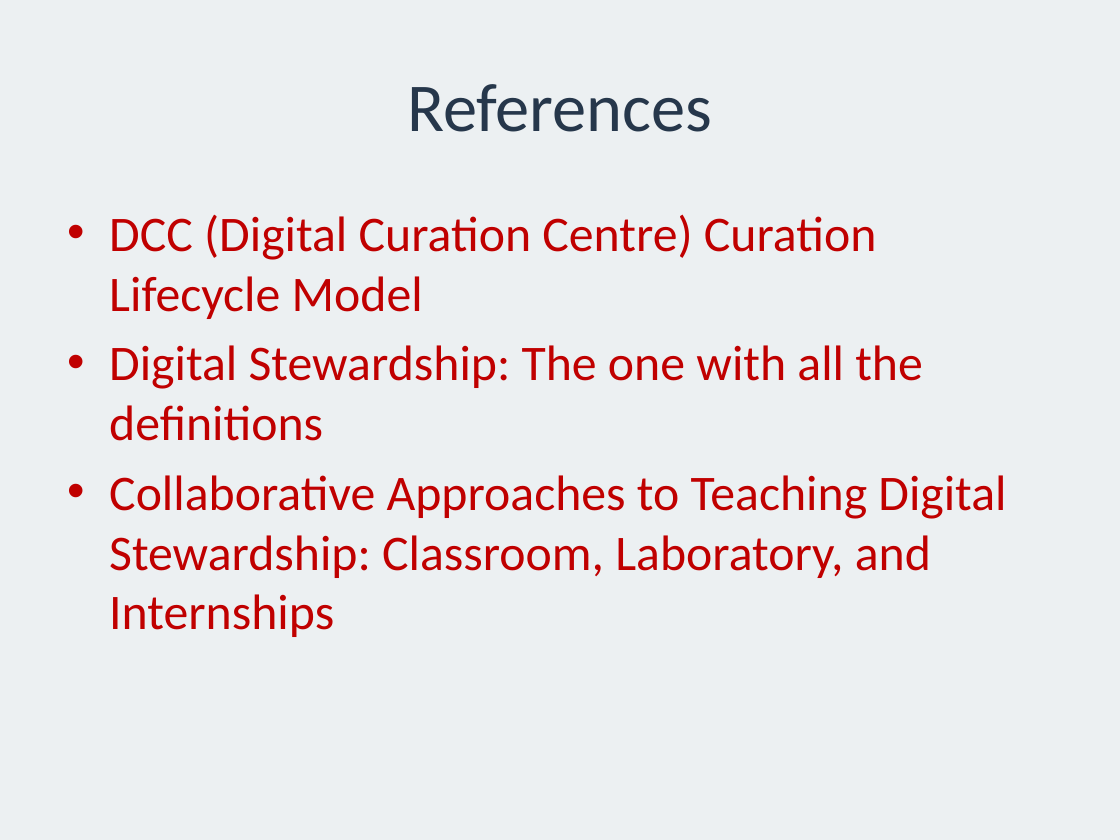
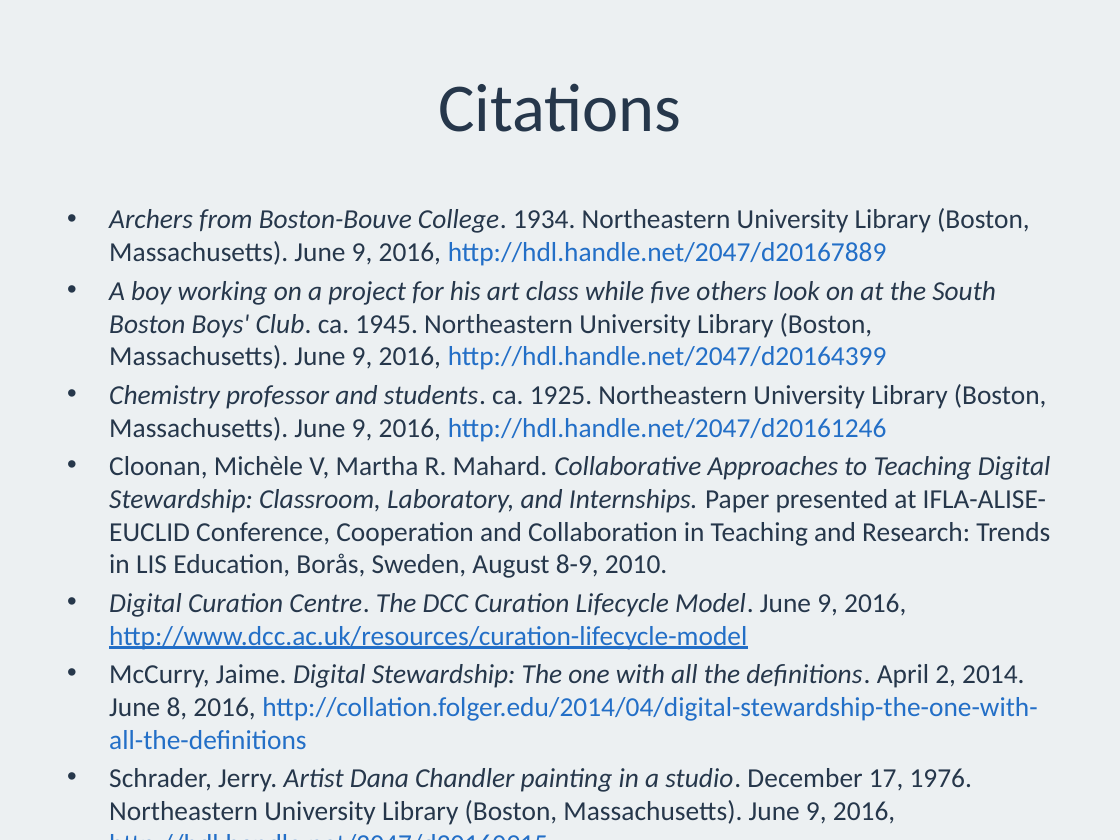
Before and after one commit to sarahjeansweeney/various_files, a slide deck: slide 8 of Presentations/Open Repositories 2016/Digital Stewardship/DigitalStewardship.pptx. Drawn at 1120x840 pixels with LibreOffice and Linux fonts; fonts in the diff are those of the drawing. Boxes give left, top, right and bottom in pixels: in the first picture for what was removed or moved away, otherwise in the second. Text is boxed around its words. In the diff, an @@ line names an element or a change of style, - is before the commit and + after.

Commit message:
adding citations

```diff
--- a/Presentations/Open Repositories 2016/Digital Stewardship/DigitalStewardship.pptx
+++ b/Presentations/Open Repositories 2016/Digital Stewardship/DigitalStewardship.pptx
@@ title at (438,83,681,132): text changed @@
-References
+Citations
@@ text at (109,208,1051,820): text changed; size 32 to 17.6 pt; text colour #C00000 to #26374B @@
-• DCC (Digital Curation Centre) Curation Lifecycle Model
-• Digital Stewardship: The one with all the definitions
-• Collaborative Approaches to Teaching Digital Stewardship: Classroom, Laboratory, and Internships
+• Archers from Boston-Bouve College. 1934. Northeastern University Library (Boston, Massachusetts). June 9, 2016, http://hdl.handle.net/2047/d20167889
+• A boy working on a project for his art class while five others look on at the South Boston Boys' Club. ca. 1945. Northeastern University Library (Boston, Massachusetts). June 9, 2016, http://hdl.handle.net/2047/d20164399
+• Chemistry professor and students. ca. 1925. Northeastern University Library (Boston, Massachusetts). June 9, 2016, http://hdl.handle.net/2047/d20161246
+• Cloonan, Michèle V, Martha R. Mahard. Collaborative Approaches to Teaching Digital Stewardship: Classroom, Laboratory, and Internships. Paper presented at IFLA-ALISE-EUCLID Conference, Cooperation and Collaboration in Teaching and Research: Trends in LIS Education, Borås, Sweden, August 8-9, 2010.
+• Digital Curation Centre. The DCC Curation Lifecycle Model. June 9, 2016, http://www.dcc.ac.uk/resources/curation-lifecycle-model
+• McCurry, Jaime. Digital Stewardship: The one with all the definitions. April 2, 2014. June 8, 2016, http://collation.folger.edu/2014/04/digital-stewardship-the-one-with-all-the-definitions
+• Schrader, Jerry. Artist Dana Chandler painting in a studio. December 17, 1976. Northeastern University Library (Boston, Massachusetts). June 9, 2016, http://hdl.handle.net/2047/d20160915
```
Also in this commit, not shown: 5 other slides changed.
